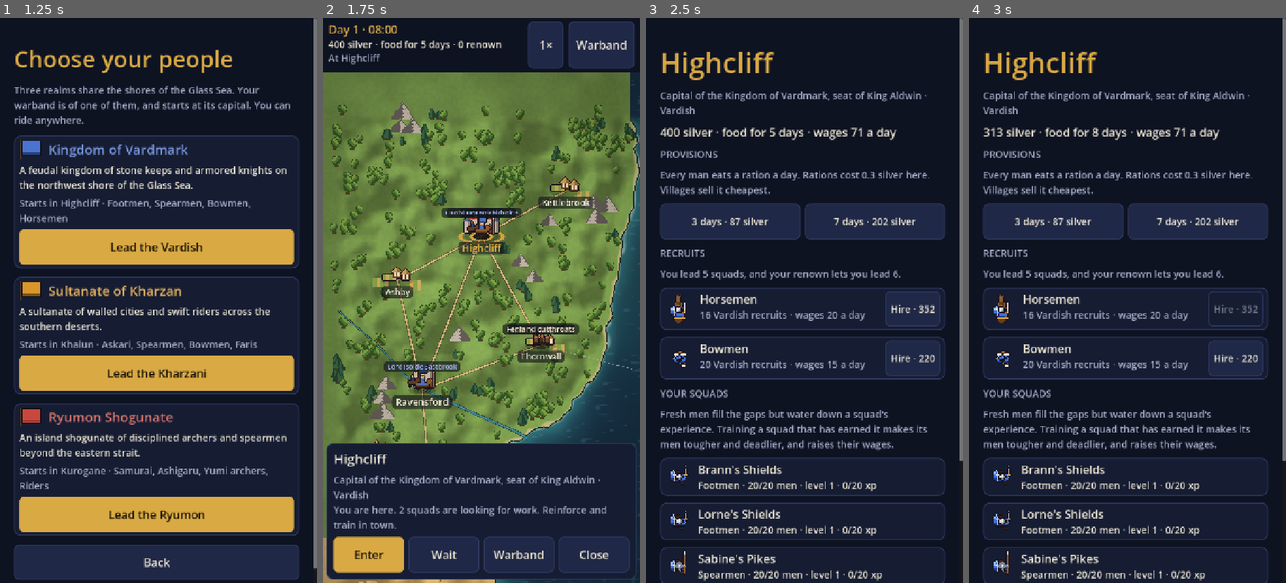
Above: before the commit, frames 1-4 (left to right).
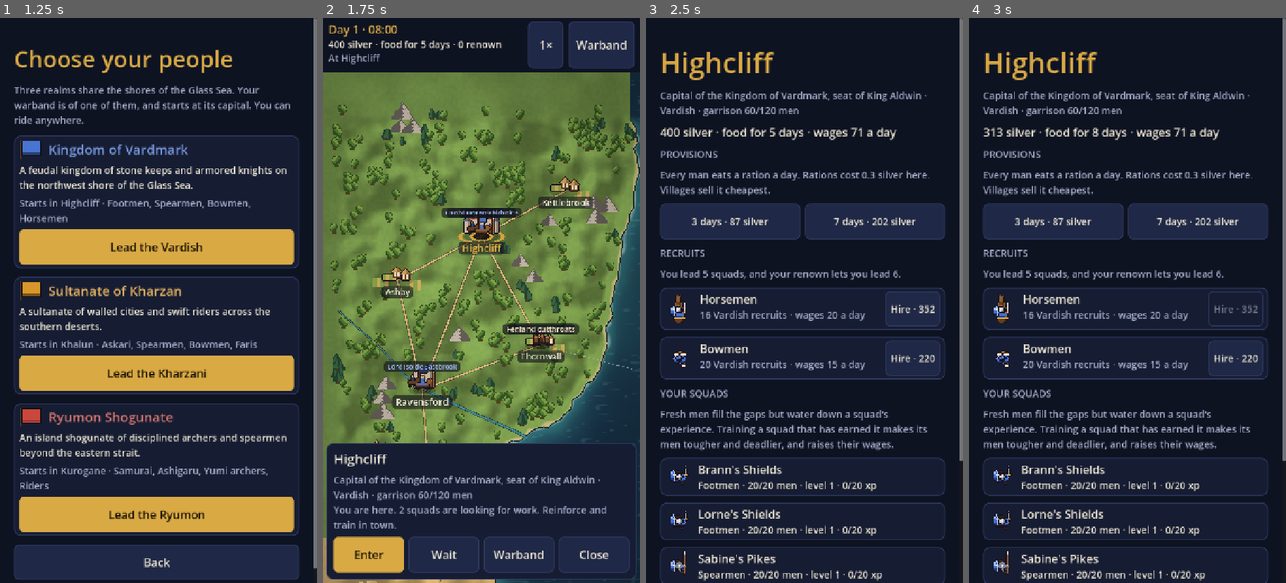
Above: after the commit, the same moments.

Repository: chanderson7/GamePtotype
Game: Godot game, scene res://scenes/title.tscn
Two runs of this game, one before a commit and one after it. Both use one fixed random seed, a clock stepped at 60 frames per second and the inputs below.
Inputs:
- Up to frame 1 (1.25 s): click "New campaign" at 0.5 s
- Up to frame 2 (1.75 s): click "Lead the Vardish" at 1.25 s
- Up to frame 3 (2.5 s): click "Enter" at 2 s
- Up to frame 4 (3 s): click "3 days · 87 silver" at 2.75 s

Frame 1 is identical in both runs. In frame 2, 0.2% of the frame differs, in the area x 15-48%, y 83-86%; in frame 3, 0.2%; in frame 4, 0.2%.

Commit message:
Add treasury-funded settlement garrisons

Diff:
--- a/scripts/data/lords.gd
+++ b/scripts/data/lords.gd
@@ -3,6 +3,7 @@
 extends RefCounted
 
 const Cultures = preload("res://scripts/data/cultures.gd")
+const Troops = preload("res://scripts/data/troops.gd")
 
 ## Lords a realm has besides its ruler.
 const PER_REALM := 4
@@ -49,6 +50,18 @@
 const START_SILVER := 300
 ## Lords' recruits come out of the treasury only while it keeps this much back for wages.
 const TREASURY_RESERVE := 2000
+## Standing garrisons: towns house more men, castles a greater share of trained troops.
+## Each role is one squad; the first TRAINED squads use their culture's first branch.
+const GARRISON_ROLES := {
+	"castle": [Troops.INFANTRY, Troops.SPEARMEN, Troops.ARCHERS, Troops.ARCHERS],
+	"town": [Troops.INFANTRY, Troops.SPEARMEN, Troops.ARCHERS,
+		Troops.INFANTRY, Troops.SPEARMEN, Troops.ARCHERS],
+}
+const GARRISON_TRAINED := {"castle": 2, "town": 1}
+## Start half staffed. Daily recruits are paid at recruit prices after lords' upkeep
+## and refills, leaving TREASURY_RESERVE untouched. No recruitment debt is carried.
+const GARRISON_START_SHARE := 0.5
+const GARRISON_RECRUITS_PER_DAY := {"castle": 4, "town": 6}
 ## Renown stops growing here.
 const RENOWN_MAX := 400
 
--- a/scripts/world/world_sim.gd
+++ b/scripts/world/world_sim.gd
@@ -109,6 +109,8 @@
 ## Each realm's seat and purse: realm → {capital, treasury}. A realm that loses its
 ## capital moves it.
 var realms := {}
+## Castle/town id → squads in battle army format. Villages have no standing garrison.
+var garrisons := {}
 ## The lords of the realms, rulers among them: [{id, name, realm, culture, bearing, ruler,
 ## renown, silver, fief, party, state, back_at, job, target, think_at, raiding, broke_days,
 ## full, army}]. `party` is the id of his party on the map, or -1 while he regroups (his
@@ -145,6 +147,7 @@
 	for id in Data.SETTLEMENTS:
 		offers[id] = _new_offers(id)
 	_spawn_lords()
+	_start_garrisons()
 	_lord_day = int(hour / 24.0)
 
 
@@ -233,6 +236,10 @@
 	if was == realm:
 		return
 	owners[id] = realm
+	# Defenders don't change allegiance with their walls. A future siege leaves its
+	# survivors here after the transfer; until then the new owner must recruit guards.
+	if garrisons.has(id):
+		garrisons[id] = []
 	for v in Data.SETTLEMENTS:
 		if String(Data.SETTLEMENTS[v].get("bound_to", "")) == id:
 			owners[v] = realm
@@ -257,6 +264,8 @@
 	if capital_of(realm) == id:
 		line = "Capital of the %s, seat of %s" % [faction["name"], faction["ruler"]]
 	var people: String = Cultures.info(Data.culture_of(s["faction"]))["people"]
+	if garrisons.has(id):
+		people += " · garrison %d/%d men" % [men_of(garrison_at(id)), garrison_capacity(id)]
 	if is_burned(id):
 		return "%s · %s · burned by raiders, rebuilding" % [line, people]
 	return "%s · %s" % [line, people]
@@ -655,6 +664,82 @@
 			"captain": captain,
 			"is_bodyguard": is_bg, "is_chief": is_ch, "chief_name": c_name})
 	return out
+
+
+# ---------------------------------------------------------------- garrisons
+
+func garrison_at(id: String) -> Array:
+	return garrisons.get(id, [])
+
+
+func garrison_capacity(id: String) -> int:
+	var total := 0
+	for sq in _garrison_template(id):
+		total += Units.full_size(String(sq["unit"]))
+	return total
+
+
+## Fixed slots give rebuilt squads stable ids without consuming the world's random
+## stream. Recruits are the settlement's people, even under a foreign owner.
+func _garrison_template(id: String) -> Array:
+	var kind := String(Data.settlement(id)["type"])
+	var roles: Array = Lords.GARRISON_ROLES.get(kind, [])
+	var cult := Data.culture_of(String(Data.settlement(id)["faction"]))
+	var out := []
+	for i in roles.size():
+		var type := String(roles[i])
+		var unit := Units.recruit(cult, type)
+		var level := 1
+		if i < int(Lords.GARRISON_TRAINED[kind]):
+			unit = Units.branches(unit)[0]
+			level = 2
+		out.append({"id": 8000000 + Data.SETTLEMENTS.keys().find(id) * 100 + i,
+			"type": type, "unit": unit, "culture": cult, "level": level,
+			"xp": Troops.XP_PER_LEVEL if level > 1 else 0, "men": 0,
+			"name": "%s guard" % Data.settlement(id)["name"], "captain": null})
+	return out
+
+
+## New campaigns and pre-garrison saves start with the same standing guards, for free.
+func _start_garrisons() -> void:
+	garrisons = {}
+	for id in Data.SETTLEMENTS:
+		var army := _garrison_template(id)
+		if army.is_empty():
+			continue
+		for sq in army:
+			sq["men"] = int(Units.full_size(String(sq["unit"])) * Lords.GARRISON_START_SHARE)
+		garrisons[id] = army
+
+
+## Refill survivors first, then replace missing squads, up to the settlement's cap.
+## Buy only affordable men; an empty treasury neither creates troops nor goes negative.
+func _garrisons_day() -> void:
+	for id in garrisons:
+		var army: Array = garrisons[id]
+		var kind := String(Data.settlement(id)["type"])
+		var budget := mini(int(Lords.GARRISON_RECRUITS_PER_DAY[kind]),
+			garrison_capacity(id) - men_of(army))
+		var realm: Dictionary = realms[owner_of(id)]
+		var candidates := army.duplicate()
+		for sq in _garrison_template(id):
+			if not army.any(func(have): return int(have["id"]) == int(sq["id"])):
+				candidates.append(sq)
+		for sq in candidates:
+			if budget <= 0:
+				break
+			var unit := String(sq["unit"])
+			var add := mini(budget, Units.full_size(unit) - int(sq["men"]))
+			var available := maxi(0, int(realm["treasury"]) - Lords.TREASURY_RESERVE)
+			while add > 0 and Economy.recruit_cost(unit, add) > available:
+				add -= 1
+			if add <= 0:
+				continue
+			if not army.has(sq):
+				army.append(sq)
+			realm["treasury"] = int(realm["treasury"]) - Economy.recruit_cost(unit, add)
+			sq["men"] = int(sq["men"]) + add
+			budget -= add
 
 
 # ---------------------------------------------------------------- lords
@@ -959,6 +1044,7 @@
 		if p != null:
 			p.army = army
 		l["army"] = army
+	_garrisons_day()
 
 
 ## A day's recruits for a lord at his seat, as many as his purse allows, up to his
@@ -1221,6 +1307,7 @@
 		"escaped_chiefs": escaped_chiefs.duplicate(true),
 		"saved_villages": saved_villages.duplicate(),
 		"owners": owners.duplicate(), "wars": wars.duplicate(true), "realms": realms.duplicate(true),
+		"garrisons": garrisons.duplicate(true),
 		"lords": lords.map(func(l): return _lord_for_save(l)), "burned": burned.duplicate(), "lord_day": _lord_day,
 	}
 
@@ -1322,6 +1409,14 @@
 		_spawn_lords()
 		_lord_day = int(hour / 24.0)
 
+	if d.has("garrisons"):
+		garrisons = {}
+		for id in Data.SETTLEMENTS:
+			if Lords.GARRISON_ROLES.has(String(Data.settlement(id)["type"])):
+				garrisons[id] = clean_army(d["garrisons"].get(id, []))
+	else:
+		_start_garrisons()
+
 
 ## A lord read back from JSON, with his counts as ints again.
 static func _clean_lord(e: Dictionary) -> Dictionary:
--- a/tests/run_tests.gd
+++ b/tests/run_tests.gd
@@ -90,6 +90,7 @@
 	_check_encounters()
 	_check_world_saves()
 	_check_realms()
+	_check_garrisons()
 	_check_lords()
 	_check_long_run()
 	_check_campaign_battles()
@@ -1291,6 +1292,129 @@
 	gs.free()
 
 
+## Standing guards grow once a day, paid by their owner, and survive saving and losses.
+func _check_garrisons() -> void:
+	var w := _quiet_world(43)
+	var ids := {}
+	var valid := w.garrisons.size() == 9
+	for id in WorldData.SETTLEMENTS:
+		if WorldData.is_village(id):
+			valid = valid and w.garrison_at(id).is_empty() and w.garrison_capacity(id) == 0
+			continue
+		var army := w.garrison_at(id)
+		valid = valid and w.men_of(army) == int(w.garrison_capacity(id) * Lords.GARRISON_START_SHARE)
+		valid = valid and w.describe(id).contains("garrison %d/" % w.men_of(army))
+		for sq in army:
+			valid = valid and not ids.has(sq["id"]) and Units.has(String(sq["unit"])) \
+				and sq["culture"] == WorldData.culture_of(WorldData.settlement(id)["faction"])
+			ids[sq["id"]] = true
+	var castle := w.garrison_at("ravensford")
+	var town := w.garrison_at("highcliff")
+	_expect(valid and w.men_of(town) > w.men_of(castle)
+		and AutoResolve.strength(castle, []) / w.men_of(castle) > AutoResolve.strength(town, []) / w.men_of(town),
+		"nine castles and towns have local guards with unique ids; towns hold more, castles have stronger men")
+
+	# A quiet treasury makes the daily clock and exact recruit bill observable.
+	w.lords = []
+	w.parties = [w.player()]
+	var start := w.men_of(castle)
+	w.step(24.0)
+	var idle := w.men_of(castle) == start
+	w.wait(15.75)
+	w.step(15.75)
+	var before_midnight := w.men_of(castle) == start
+	var before := w.garrisons.duplicate(true)
+	var purse := int(w.realms["vardmark"]["treasury"])
+	w.wait(0.25)
+	w.step(0.25)
+	var cost := 0
+	var income := 0
+	for id in w.holdings_of("vardmark"):
+		income += int(Lords.INCOME[WorldData.settlement(id)["type"]])
+		for i in w.garrison_at(id).size():
+			var sq: Dictionary = w.garrison_at(id)[i]
+			cost += Economy.recruit_cost(String(sq["unit"]), int(sq["men"]) - int(before[id][i]["men"]))
+	_expect(idle and before_midnight and w.men_of(castle) == start + int(Lords.GARRISON_RECRUITS_PER_DAY["castle"])
+		and int(w.realms["vardmark"]["treasury"]) == purse + income - cost,
+		"garrisons grow at midnight only while time passes, charging their owner's treasury exactly")
+	var once := JSON.stringify(w.garrisons)
+	w._step_lords(0.0)
+	_expect(JSON.stringify(w.garrisons) == once, "the same midnight never recruits twice")
+
+	# Full garrisons stop spending; destroyed squads are raised again without duplicates.
+	for realm in w.realms:
+		w.realms[realm]["treasury"] = 100000
+	for day in 40:
+		w._garrisons_day()
+	var capped := true
+	for id in w.garrisons:
+		capped = capped and w.men_of(w.garrison_at(id)) == w.garrison_capacity(id)
+	var full_purses := JSON.stringify(w.realms)
+	w._garrisons_day()
+	_expect(capped and JSON.stringify(w.realms) == full_purses, "garrisons stop recruiting and spending at their caps")
+	var lost_id := int(castle[0]["id"])
+	castle.remove_at(0)
+	castle[0]["men"] = 19
+	var survivors := w.men_of(castle)
+	w._garrisons_day()
+	_expect(w.men_of(castle) == survivors + int(Lords.GARRISON_RECRUITS_PER_DAY["castle"])
+		and int(castle[0]["men"]) == 20 and castle.any(func(sq): return int(sq["id"]) == lost_id),
+		"daily guards refill surviving squads and rebuild destroyed squads with stable ids")
+
+	# Only one affordable man: no whole-batch rejection, debt, or spending the reserve.
+	var target: Dictionary = castle.back()
+	var one := Economy.recruit_cost(String(target["unit"]), 1)
+	w.realms["vardmark"]["treasury"] = Lords.TREASURY_RESERVE + one
+	survivors = w.men_of(castle)
+	w._garrisons_day()
+	_expect(w.men_of(castle) == survivors + 1 and int(w.realms["vardmark"]["treasury"]) == Lords.TREASURY_RESERVE,
+		"a treasury buys the men it can afford and keeps its reserve")
+	for balance in [Lords.TREASURY_RESERVE, 0]:
+		w.realms["vardmark"]["treasury"] = balance
+		var held := JSON.stringify(castle)
+		w._garrisons_day()
+		_expect(JSON.stringify(castle) == held and int(w.realms["vardmark"]["treasury"]) == balance,
+			"no free guards or debt when the recruitment budget is empty (%d silver)" % balance)
+
+	w.set_owner("ravensford", "kharzan")
+	var cleared := w.garrison_at("ravensford").is_empty()
+	w.realms["kharzan"]["treasury"] = 100000
+	var old_purse := int(w.realms["vardmark"]["treasury"])
+	var new_purse := int(w.realms["kharzan"]["treasury"])
+	w._garrisons_day()
+	castle = w.garrison_at("ravensford")
+	w.set_owner("ravensford", "kharzan")
+	_expect(cleared and not castle.is_empty() and castle[0]["culture"] == Cultures.VARDISH
+		and int(w.realms["vardmark"]["treasury"]) == old_purse
+		and int(w.realms["kharzan"]["treasury"]) < new_purse and w.garrison_at("ravensford") == castle,
+		"a capture clears old guards; the new owner pays for local recruits, and a repeated transfer preserves them")
+
+	w.garrisons["highcliff"] = []
+	var saved := JSON.stringify(w.to_dict())
+	var copy := WorldSim.new()
+	copy.from_dict(JSON.parse_string(saved))
+	var loaded := JSON.stringify(copy.to_dict()) == saved and copy.garrison_at("highcliff").is_empty()
+	for world in [w, copy]:
+		world.wait(48.0)
+		world.step(48.0)
+	_expect(loaded and JSON.stringify(w.to_dict()) == JSON.stringify(copy.to_dict()),
+		"empty and damaged garrisons save exactly and resume daily growth identically")
+	var legacy: Dictionary = JSON.parse_string(saved)
+	legacy.erase("garrisons")
+	copy.from_dict(legacy)
+	var purses_unchanged := true
+	for realm in copy.realms:
+		purses_unchanged = purses_unchanged and int(copy.realms[realm]["treasury"]) == int(legacy["realms"][realm]["treasury"])
+	_expect(copy.garrisons.size() == 9 and str(copy.rng.state) == legacy["state"]
+		and purses_unchanged
+		and copy.owner_of("ravensford") == "kharzan" and not copy.garrison_at("highcliff").is_empty(),
+		"pre-garrison saves receive starting guards without changing borders, treasuries or the random stream")
+	var old: Dictionary = JSON.parse_string(FileAccess.get_file_as_string("res://tests/fixtures/save_v4.json"))
+	copy.from_dict(old["world"])
+	_expect(copy.garrisons.size() == 9 and copy.lords.size() == 15,
+		"the real version-4 fixture still loads with lords and starting garrisons")
+
+
 ## Lords ride the map with warbands of their own, choose what to do by their realm's needs
 ## and their bearing, fight each other and the bandits, and pay their way.
 func _check_lords() -> void:
Not shown, changed: README.md
Not shown, changed: docs/NEXT.md
Not shown, changed: docs/phase-4-plan.md
